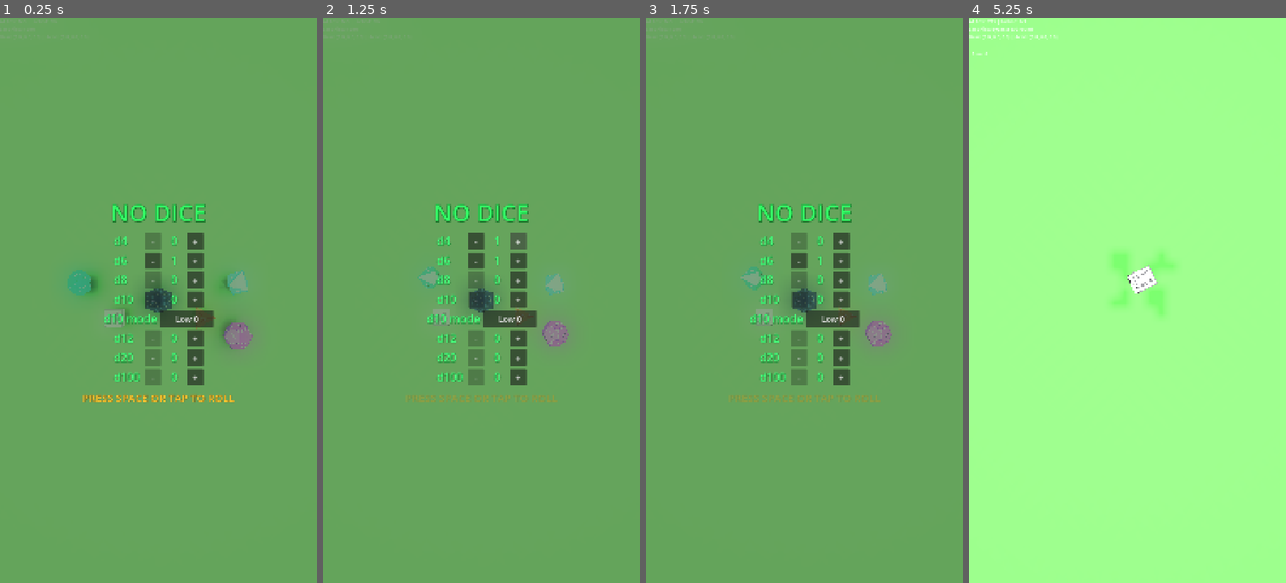
Above: before the commit, frames 1-4 (left to right).
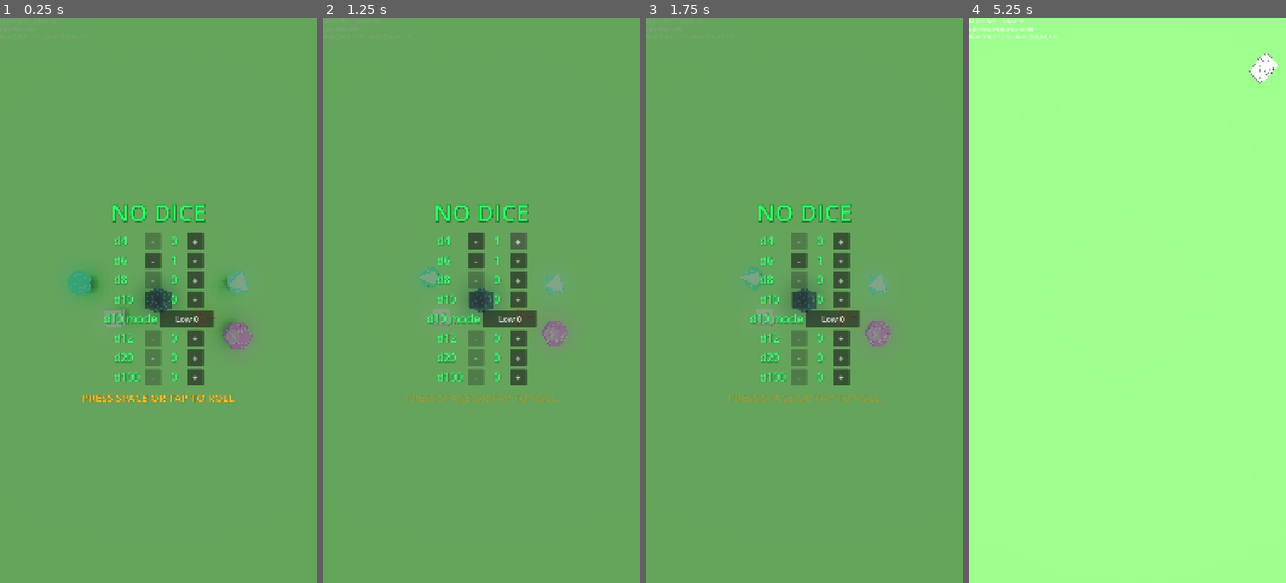
Above: after the commit, the same moments.

Repository: MatthieuLJ/no_dice
Game: Godot game, scene res://die.tscn
The game is run twice, just before and just after one commit, with the same random seed, the same clock (stepped at 60 frames per second) and the same inputs.
Inputs (mouse positions are in pixels of both pictures, inside the frame that each line leads up to):
- Up to frame 1 (0.25 s): no input
- Up to frame 2 (1.25 s): click "+" at 0.5 s
- Up to frame 3 (1.75 s): click "-" at 1.25 s
- Up to frame 4 (5.25 s): click "Low 0" at 2 s; click "High 10" at 2.75 s; tap Space at 3.5, 3.77 s; move the mouse to (1197, 272) at 3.52 s; hold Right (ui_right) 3.53-4.25 s; tap Enter at 3.6 s; click (1197, 272) at 3.67 s; drag from (1064, 328) to (1111, 413) at 4.27 s; move the mouse to (1159, 176) at 5.02 s; hold Right (ui_right) from 5.03 s (still down); tap R at 5.1 s

Frame 1 is identical in both runs. In frame 2, less than 0.1% of the frame differs, in the area x 69-78%, y 53-58%; in frame 3, less than 0.1%; in frame 4, 1.1%, in the area x 1-98%, y 0-53%.

Commit message:
Fix rigid body sleeping freeze bug in physics loop and wake up dice on unlock

Diff:
--- a/world_physics.gd
+++ b/world_physics.gd
@@ -255,6 +255,8 @@
 		if is_instance_valid(d):
 			var user_locked = bool(d.get_meta("is_user_locked", false))
 			d.freeze = user_locked
+			if not user_locked:
+				d.sleeping = false
 
 func _physics_process(delta: float) -> void:
 	if result_screen and result_screen.visible:
@@ -325,10 +327,6 @@
 
 			if lin_speed < 0.08 and ang_speed < 0.15:
 				d.angular_velocity = d.angular_velocity.lerp(Vector3.ZERO, minf(1.0, 12.0 * delta))
-				if lin_speed < 0.02 and ang_speed < 0.02:
-					d.linear_velocity = Vector3.ZERO
-					d.angular_velocity = Vector3.ZERO
-					d.sleeping = true
 
 	# 3. Check for at-rest state transition to trigger ResultScreen
 	_check_at_rest_transition(delta)
